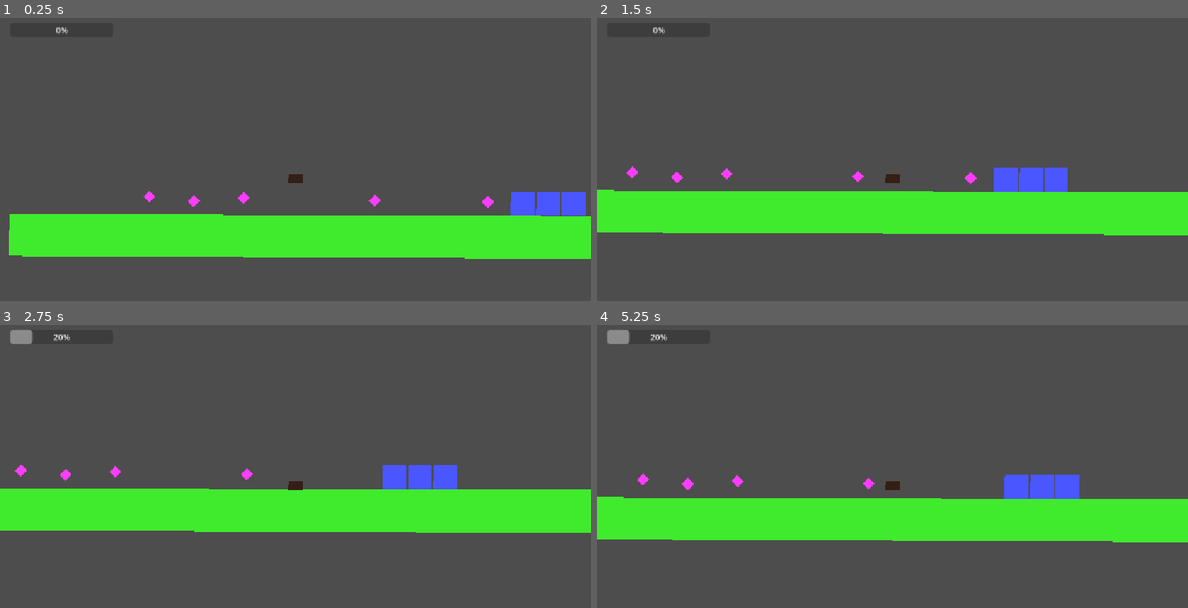
Above: before the commit, frames 1-4 (two rows, left to right).
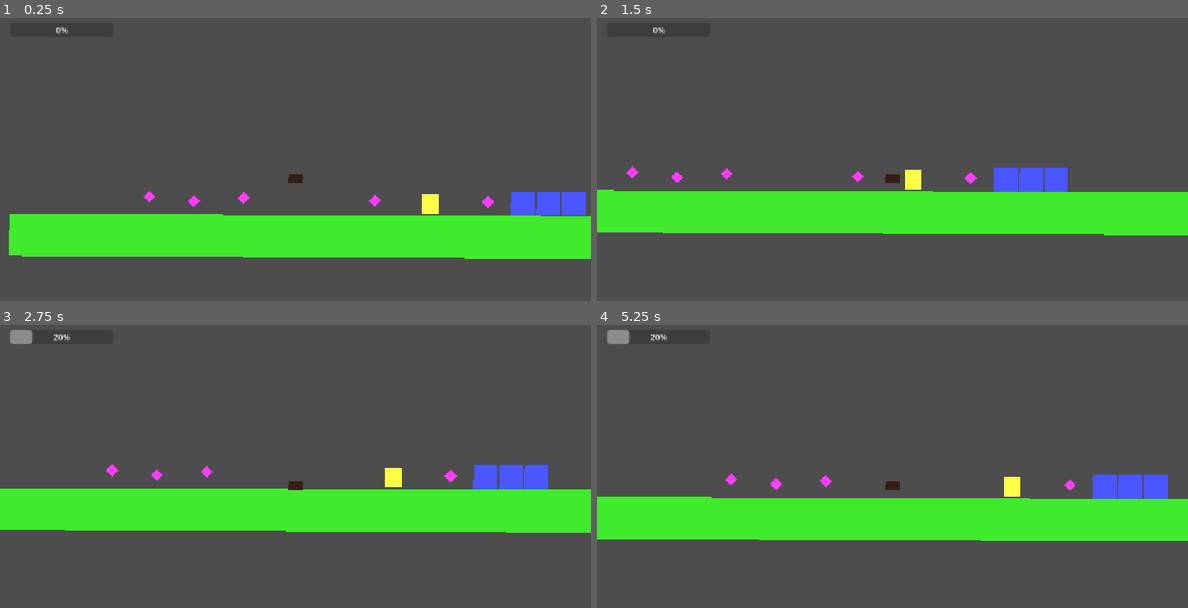
Above: after the commit, the same moments.

Repository: monofox9/the-black-goat
Game: Godot game, scene res://scenes/environment/movement_test.tscn
Two runs of this game, one before a commit and one after it. Both use one fixed random seed, a clock stepped at 60 frames per second and the inputs below. The project has no main scene, so this scene is started directly.
Inputs:
- Up to frame 1 (0.25 s): no input
- Up to frame 2 (1.5 s): hold D (move_right) from 0.53 s (still down); tap Shift (charge) at 0.6, 1.35 s; tap Space (jump) at 0.77 s
- Up to frame 3 (2.75 s): tap Space (jump) at 1.52 s; release D (move_right) at 2.03 s; hold Left (move_left) from 2.03 s (still down); tap Shift (charge) at 2.1 s
- Up to frame 4 (5.25 s): release Left (move_left) at 2.78 s; hold D (move_right) 2.78-4.28 s; tap Shift (charge) every 0.75 s from 2.85 to 5.1 s; tap Space (jump) at 3.02, 3.77, 4.52 s; tap Enter at 4.25 s; hold Left (move_left) 4.28-5.03 s; hold D (move_right) from 5.03 s (still down)

The runs differ from the first frame. In frame 1, 0.2% of the frame differs, in the area x 71-75%, y 62-70%; in frame 2, 0.2%; in frame 3, 2.5%; in frame 4, 2.7%, in the area x 4-100%, y 52-77%.

Commit message:
enemy
basic enemy implementation

Diff:
--- /dev/null
+++ b/scenes/enemies/enemy.tscn
@@ -0,0 +1,16 @@
+[gd_scene format=3 uid="uid://ci4mb8x5btesq"]
+
+[ext_resource type="Script" uid="uid://cqbqs1ch54tqg" path="res://scripts/gameplay/enemy.gd" id="1_6xk8f"]
+
+[sub_resource type="RectangleShape2D" id="RectangleShape2D_8uldj"]
+size = Vector2(32, 40)
+
+[node name="Enemy" type="StaticBody2D" unique_id=23021918]
+script = ExtResource("1_6xk8f")
+
+[node name="CollisionShape2D" type="CollisionShape2D" parent="." unique_id=571328256]
+shape = SubResource("RectangleShape2D_8uldj")
+
+[node name="Polygon2D" type="Polygon2D" parent="." unique_id=894914076]
+color = Color(1, 1, 0.27058825, 1)
+polygon = PackedVector2Array(-16, -19, 16, -19, 16, 20, -16, 20)
--- a/scenes/environment/movement_test.tscn
+++ b/scenes/environment/movement_test.tscn
@@ -3,6 +3,7 @@
 [ext_resource type="PackedScene" uid="uid://vq7sh6ygelxt" path="res://scenes/player/lucy.tscn" id="1_ynwco"]
 [ext_resource type="PackedScene" uid="uid://d21o7yupcv6li" path="res://scenes/collectibles/magic_orb.tscn" id="2_5b0qw"]
 [ext_resource type="PackedScene" uid="uid://c53225a0kw8mr" path="res://scenes/environment/breakable_block.tscn" id="3_dq4mi"]
+[ext_resource type="PackedScene" uid="uid://ci4mb8x5btesq" path="res://scenes/enemies/enemy.tscn" id="4_vp08v"]
 
 [sub_resource type="RectangleShape2D" id="RectangleShape2D_sovsj"]
 size = Vector2(2283, 80)
@@ -45,3 +46,15 @@
 
 [node name="BreakableBlock3" parent="." unique_id=842548402 instance=ExtResource("3_dq4mi")]
 position = Vector2(499, 233)
+
+[node name="Enemy" parent="." unique_id=23021918 instance=ExtResource("4_vp08v")]
+position = Vector2(220, 234)
+
+[node name="Enemy2" parent="." unique_id=289265327 instance=ExtResource("4_vp08v")]
+position = Vector2(804, 237)
+
+[node name="Enemy3" parent="." unique_id=1376824318 instance=ExtResource("4_vp08v")]
+position = Vector2(1170, 237)
+
+[node name="Enemy4" parent="." unique_id=1595527074 instance=ExtResource("4_vp08v")]
+position = Vector2(1231, 238)
--- /dev/null
+++ b/scripts/gameplay/enemy.gd
@@ -0,0 +1,11 @@
+extends StaticBody2D
+
+@export var stomp_power_reward := 20.0
+
+
+func stomp() -> float:
+	queue_free()
+	return stomp_power_reward
+
+func hit_by_charge() -> void:
+	queue_free()
--- a/scripts/player/lucy.gd
+++ b/scripts/player/lucy.gd
@@ -41,6 +41,7 @@
 
 	move_and_slide()
 	check_charge_collisions()
+	check_stomp_collisions()
 
 func handle_charge_input() -> void:
 	if Input.is_action_just_pressed("charge") \
@@ -115,6 +116,34 @@
 
 		if collider.has_method("break_block"):
 			collider.break_block()
+			velocity.x = charge_direction * charge_speed
 
-			# Preserve charge speed after hitting a block.
+		elif collider.has_method("hit_by_charge"):
+			collider.hit_by_charge()
 			velocity.x = charge_direction * charge_speed
+
+@export_category("Combat")
+@export var stomp_bounce_velocity := -350.0
+
+
+func check_stomp_collisions() -> void:
+	if is_charging:
+		return
+	for i in get_slide_collision_count():
+		var collision := get_slide_collision(i)
+		var collider := collision.get_collider()
+
+		if not collider.has_method("stomp"):
+			continue
+
+		# The collision normal points upward when Lucy
+		# lands on top of an enemy.
+		if collision.get_normal().y < -0.7:
+			var power_reward: float = collider.stomp()
+
+			add_charge_power(power_reward)
+
+			# Bounce Lucy upward.
+			velocity.y = stomp_bounce_velocity
+
+			break
Binary file added: scenes/enemies/._enemy.tscn
Binary file added: scripts/gameplay/._enemy.gd
Binary file added: scripts/gameplay/._enemy.gd.uid
Not shown, added: scripts/gameplay/enemy.gd.uid
Not shown, added: scenes/._enemies
